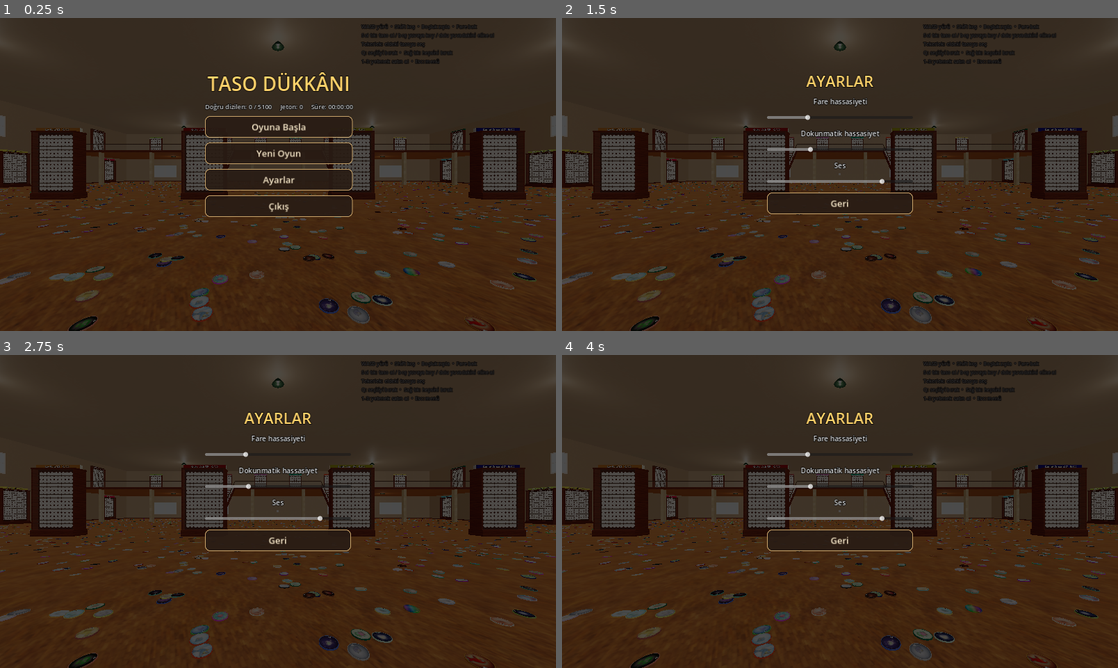
Above: before the commit, frames 1-4 (two rows, left to right).
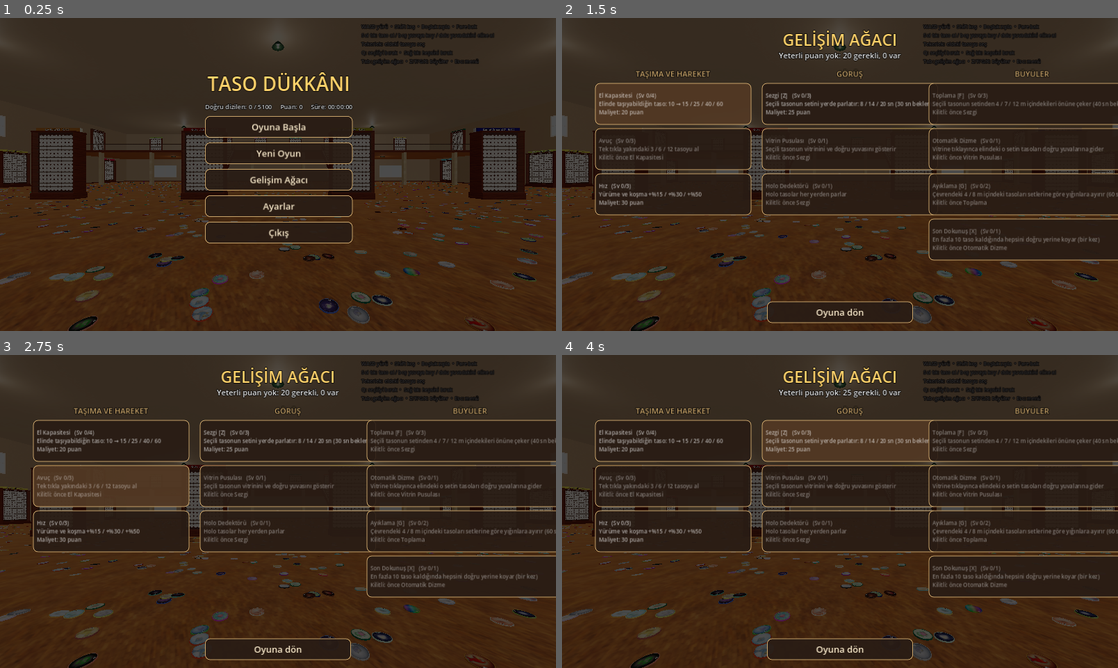
Above: after the commit, the same moments.

Repository: bogacavdar/tasoTidyUp
Game: Godot game, scene res://main.tscn
The game is run twice, just before and just after one commit, with the same random seed, the same clock (stepped at 60 frames per second) and the same inputs.
Inputs (mouse positions are in pixels of both pictures, inside the frame that each line leads up to):
- Up to frame 1 (0.25 s): no input
- Up to frame 2 (1.5 s): click (840, 180) at 0.5 s, where only the run after the commit has a clickable "Gelişim Ağacı"; click (673, 102) at 1.25 s, where only the run after the commit has a clickable "El Kapasitesi (Sv 0/4) Elinde…"
- Up to frame 3 (2.75 s): click (111, 486) at 2 s, where only the run after the commit has a clickable "Avuç (Sv 0/3) Tek tıkla yakın…"
- Up to frame 4 (4 s): click (673, 530) at 2.75 s, where only the run after the commit has a clickable "Hız (Sv 0/3) Yürüme ve koşma …"; click (851, 439) at 3.5 s, where only the run after the commit has a clickable "Sezgi [Z] (Sv 0/3) Seçili tas…"

The runs differ from the first frame. In frame 1, 1.6% of the frame differs, in the area x 36-87%, y 12-72%; in frame 2, 23%; in frame 3, 21%; in frame 4, 23%, in the area x 5-100%, y 3-98%.

Commit message:
Puan ve gelişim ağacı: 3 dal, 10 düğüm; Sezgi/Toplama/Ayıklama/Son Dokunuş büyüleri, Vitrin Pusulası, tür bonusu
Co-Authored-By: Claude Opus 5.5 <noreply@anthropic.com>
Claude-Session: https://claude.ai/code/session_01BTyhiHLjtdzr61JEp6Kda6

Diff:
--- a/main.gd
+++ b/main.gd
@@ -90,13 +90,22 @@
 const BOARD_COLOR := Color("3a281b")  # koyu ahşap pano
 const BOARD_DONE := Color("2f6b3a")
 
-const SKILL_ORDER := ["oto", "avuc", "holo"]
 const AVUC_GRAB := [1, 3, 6, 12]
-const AVUC_CAP := [10, 15, 25, 40]
-
-const COIN_PLACE := 2
-const COIN_HOLO := 10
-const COIN_SET := 200
+const KAPASITE := [10, 15, 25, 40, 60]
+const HIZ := [1.0, 1.15, 1.3, 1.5]
+const SEZGI_SURE := [0.0, 8.0, 14.0, 20.0]
+const TOPLAMA_R := [0.0, 4.0, 7.0, 12.0]
+const AYIKLAMA_R := [0.0, 4.0, 8.0]
+const CD_SEZGI := 30.0
+const CD_TOPLAMA := 40.0
+const CD_AYIKLAMA := 60.0
+const ABILITY_KEYS := {"sezgi": "Z", "toplama": "F", "ayiklama": "G", "son": "X"}
+
+# Puan: doğru yere ilk kez oturan taso, tamamlanan tür (3 evrim) ve vitrin
+const COIN_PLACE := 1
+const COIN_HOLO := 3
+const COIN_SPECIES := 2
+const COIN_SET := 25
 
 # ---------------- Durum ----------------
 var set_count := SETS.size()
@@ -111,7 +120,16 @@
 var sel := 0                          # eldeki seçili taso
 var holo_list: Array[int] = []
 var skills := {}
-var coins := 0
+var coins := 0                        # puan
+var species_paid: Array[bool] = []
+var cooldowns := {"sezgi": 0.0, "toplama": 0.0, "ayiklama": 0.0}
+var sezgi_time := 0.0
+var sezgi_grp := -1
+var son_used := false
+var glow_mm: MultiMesh
+var glow_mmi: MultiMeshInstance3D
+var compass_ring: MeshInstance3D
+var compass_beam: MeshInstance3D
 var placed := 0                       # vitrinlerdeki taso sayısı
 var correct := 0                      # doğru yerdeki taso sayısı
 var elapsed := 0.0
@@ -182,6 +200,7 @@
 var touch_jump := false
 var touch_sprint := false
 var joy_base: Panel
+var touch_ability_btns := {}
 var joy_knob: Panel
 
 # Kayıt ve menü
@@ -196,6 +215,9 @@
 var menu_layer: CanvasLayer
 var menu_main: Control
 var menu_settings: Control
+var menu_tree: Control
+var tree_points: Label
+var tree_buttons := {}
 var menu_stats: Label
 var btn_continue: Button
 var btn_new: Button
@@ -223,10 +245,13 @@
 	_build_world()
 	_build_player()
 	var data := _read_save()
+	for k in set_count * (NUMBERS_PER_SET / 3):
+		species_paid.append(false)
 	_spawn_tasos(data)
 	_build_pile()
 	_build_hud()
 	_build_sounds()
+	_build_ability_visuals()
 	if not data.is_empty():
 		_apply_save(data)
 		_say("Kaldığın yerden devam ediyorsun")
@@ -240,12 +265,37 @@
 		_open_menu()
 
 
+## Gelişim ağacı: dal 0 taşıma/hareket, 1 görüş, 2 büyüler. req: önce açılması gereken düğüm.
+const TREE_ORDER := ["kapasite", "avuc", "hiz", "sezgi", "pusula", "holo", "toplama", "oto", "ayiklama", "son"]
+
+
 func _init_skills() -> void:
 	skills = {
-		"oto": {"name": "Otomatik Dizme", "desc": "vitrine tıklayınca elindeki o setin tasoları doğru boş yuvalarına gider", "cost": [60], "level": 0},
-		"avuc": {"name": "Avuç", "desc": "tek tıkla 3/6/12 taso al, el kapasitesi 15/25/40", "cost": [40, 150, 400], "level": 0},
-		"holo": {"name": "Holo Dedektörü", "desc": "gömülü holo tasolar yığının içinden parlar", "cost": [120], "level": 0},
+		"kapasite": {"name": "El Kapasitesi", "branch": 0, "req": "", "cost": [20, 60, 150, 350], "level": 0,
+			"desc": "Elinde taşıyabildiğin taso: 10 → 15 / 25 / 40 / 60"},
+		"avuc": {"name": "Avuç", "branch": 0, "req": "kapasite", "cost": [40, 120, 300], "level": 0,
+			"desc": "Tek tıkla yakındaki 3 / 6 / 12 tasoyu al"},
+		"hiz": {"name": "Hız", "branch": 0, "req": "", "cost": [30, 90, 220], "level": 0,
+			"desc": "Yürüme ve koşma +%15 / +%30 / +%50"},
+		"sezgi": {"name": "Sezgi [Z]", "branch": 1, "req": "", "cost": [25, 80, 200], "level": 0,
+			"desc": "Seçili tasonun setini yerde parlatır: 8 / 14 / 20 sn (30 sn bekleme)"},
+		"pusula": {"name": "Vitrin Pusulası", "branch": 1, "req": "sezgi", "cost": [60], "level": 0,
+			"desc": "Seçili tasonun vitrinini ve doğru yuvasını gösterir"},
+		"holo": {"name": "Holo Dedektörü", "branch": 1, "req": "sezgi", "cost": [80], "level": 0,
+			"desc": "Holo tasolar her yerden parlar"},
+		"toplama": {"name": "Toplama [F]", "branch": 2, "req": "sezgi", "cost": [120, 250, 500], "level": 0,
+			"desc": "Seçili tasonun setinden 4 / 7 / 12 m içindekileri önüne çeker (40 sn bekleme)"},
+		"oto": {"name": "Otomatik Dizme", "branch": 2, "req": "pusula", "cost": [200], "level": 0,
+			"desc": "Vitrine tıklayınca elindeki o setin tasoları doğru yuvalarına gider"},
+		"ayiklama": {"name": "Ayıklama [G]", "branch": 2, "req": "toplama", "cost": [250, 600], "level": 0,
+			"desc": "Çevrendeki 4 / 8 m içindeki tasoları setlerine göre yığınlara ayırır (60 sn)"},
+		"son": {"name": "Son Dokunuş [X]", "branch": 2, "req": "oto", "cost": [100], "level": 0,
+			"desc": "En fazla 10 taso kaldığında hepsini doğru yerine koyar (bir kez)"},
 	}
+
+
+func _lvl(key: String) -> int:
+	return int(skills[key]["level"])
 
 
 func _uid(t: Dictionary) -> int:
@@ -916,7 +966,7 @@
 	hand_root.position = Vector3(0.3, -0.28, -0.55)
 	hand_root.rotation = Vector3(1.15, -0.25, 0)
 	cam.add_child(hand_root)
-	hand_mms = _set_mms(hand_root, AVUC_CAP[AVUC_CAP.size() - 1])
+	hand_mms = _set_mms(hand_root, KAPASITE[KAPASITE.size() - 1])
 	for g in set_count:
 		hand_used.append(0)
 	add_child(player)
@@ -1087,11 +1137,11 @@
 
 
 func _grab_count() -> int:
-	return AVUC_GRAB[skills["avuc"]["level"]]
+	return AVUC_GRAB[_lvl("avuc")]
 
 
 func _cap() -> int:
-	return AVUC_CAP[skills["avuc"]["level"]]
+	return KAPASITE[_lvl("kapasite")]
 
 
 # ---------------- Döngü ----------------
@@ -1112,6 +1162,7 @@
 	var d := fwd * mv.y + right * mv.x
 	d.y = 0
 	d = d.normalized() * minf(mv.length(), 1.0)
+	d *= HIZ[_lvl("hiz")]
 	var sprint := Input.is_key_pressed(KEY_SHIFT) or touch_sprint
 	var speed := WALK_SPEED * (SPRINT_MULT if sprint else 1.0)
 	player.velocity.x = d.x * speed
@@ -1158,7 +1209,14 @@
 		elapsed += delta
 	if message_time > 0.0:
 		message_time -= delta
-	holo_mmi.visible = skills["holo"]["level"] > 0
+	holo_mmi.visible = _lvl("holo") > 0
+	for key in cooldowns:
+		cooldowns[key] = maxf(float(cooldowns[key]) - delta, 0.0)
+	if sezgi_time > 0.0:
+		sezgi_time -= delta
+		if sezgi_time <= 0.0 or fmod(anim, 0.5) < delta:
+			_refresh_glow()
+	_update_compass()
 	holo_ring_mat.albedo_color.a = 0.45 + 0.45 * sin(anim * 5.0)
 	_update_hud()
 
@@ -1191,12 +1249,16 @@
 				_open_menu()
 			KEY_Q:
 				_drop(true)
-			KEY_1:
-				_try_buy("oto")
-			KEY_2:
-				_try_buy("avuc")
-			KEY_3:
-				_try_buy("holo")
+			KEY_TAB:
+				_open_tree()
+			KEY_Z:
+				_use_ability("sezgi")
+			KEY_F:
+				_use_ability("toplama")
+			KEY_G:
+				_use_ability("ayiklama")
+			KEY_X:
+				_use_ability("son")
 
 
 ## Sol yarı: sanal joystick. Sağ yarı: sürükleyerek bak, kısa dokunuşla kullan.
@@ -1291,9 +1353,14 @@
 	_touch_button(layer, "Menü", Vector2(1440, 20), Vector2(140, 70)).pressed.connect(func(): _open_menu())
 	_touch_button(layer, "<", Vector2(20, 110), Vector2(90, 80)).pressed.connect(func(): _cycle(-1))
 	_touch_button(layer, ">", Vector2(120, 110), Vector2(90, 80)).pressed.connect(func(): _cycle(1))
-	for k in SKILL_ORDER.size():
-		var key: String = SKILL_ORDER[k]
-		_touch_button(layer, str(k + 1), Vector2(1280 + k * 100, 120), Vector2(85, 75)).pressed.connect(func(): _try_buy(key))
+	_touch_button(layer, "Ağaç", Vector2(1290, 20), Vector2(140, 70)).pressed.connect(func(): _open_tree())
+	var keys := ["sezgi", "toplama", "ayiklama", "son"]
+	var labels := ["Sezgi", "Topla", "Ayıkla", "Son"]
+	for k in keys.size():
+		var key: String = keys[k]
+		var b := _touch_button(layer, labels[k], Vector2(1100 + k * 120, 470), Vector2(110, 75))
+		b.pressed.connect(func(): _use_ability(key))
+		touch_ability_btns[key] = b
 
 
 func _cycle(dir: int) -> void:
@@ -1444,7 +1511,19 @@
 			paid[i] = true
 			coins += COIN_HOLO if t["holo"] else COIN_PLACE
 			if t["holo"]:
-				_say("HOLO! +%d jeton" % COIN_HOLO)
+				_say("HOLO! +%d puan" % COIN_HOLO)
+		# tür bonusu: aynı türün 3 evrimi de doğru yerdeyse
+		var sp := floori((int(t["num"]) - 1) / 3.0)
+		var sk_i := g * (NUMBERS_PER_SET / 3) + sp
+		if not loading and not species_paid[sk_i]:
+			var all3 := true
+			for e in 3:
+				if not _is_correct(g, sp * 3 + e):
+					all3 = false
+			if all3:
+				species_paid[sk_i] = true
+				coins += COIN_SPECIES
+				_say("Tür tamam: 3 evrim yan yana! +%d puan" % COIN_SPECIES)
 	_check_shelf(g)
 	_refresh_ring(g, n)
 
@@ -1493,7 +1572,7 @@
 			if not set_bonus_paid[g]:
 				set_bonus_paid[g] = true
 				coins += COIN_SET
-				_say("%s vitrini tamam! +%d" % [SETS[g]["name"], COIN_SET])
+				_say("%s vitrini tamam! +%d puan" % [SETS[g]["name"], COIN_SET])
 			else:
 				_say("%s vitrini yine tamam!" % SETS[g]["name"])
 	_update_title(g)
@@ -1556,21 +1635,246 @@
 		mm.set_instance_custom_data(j, _custom(i))
 
 
-func _try_buy(key: String) -> void:
+func _try_buy(key: String) -> bool:
 	var sk: Dictionary = skills[key]
 	var lvl: int = sk["level"]
 	var costs: Array = sk["cost"]
 	if lvl >= costs.size():
-		_say("%s zaten en üst seviyede" % sk["name"])
-		return
+		return false
+	var req: String = sk["req"]
+	if req != "" and _lvl(req) == 0:
+		return false
 	var c: int = costs[lvl]
 	if coins < c:
-		_say("Yeterli jeton yok (%d gerekli)" % c)
-		return
+		return false
 	coins -= c
 	sk["level"] = lvl + 1
 	save_dirty = true
 	_say("%s açıldı!" % sk["name"])
+	return true
+
+
+# ---------------- Büyüler ----------------
+func _selected_grp() -> int:
+	if not hand.is_empty():
+		return int(tasos[hand[sel]]["grp"])
+	if target.get("kind", "") == "taso":
+		return int(tasos[target["idx"]]["grp"])
+	return -1
+
+
+func _use_ability(key: String) -> void:
+	if _lvl(key) == 0:
+		_say("Önce gelişim ağacından aç (Tab)")
+		return
+	if cooldowns.has(key) and float(cooldowns[key]) > 0.0:
+		_say("%s hazır değil (%d sn)" % [skills[key]["name"], ceili(float(cooldowns[key]))])
+		return
+	match key:
+		"sezgi":
+			var g := _selected_grp()
+			if g == -1:
+				_say("Elinde ya da baktığın yerde bir taso olmalı")
+				return
+			sezgi_grp = g
+			sezgi_time = SEZGI_SURE[_lvl("sezgi")]
+			_refresh_glow()
+			cooldowns["sezgi"] = CD_SEZGI
+			_say("Sezgi: %s tasoları parlıyor" % SETS[g]["name"])
+		"toplama":
+			var g := _selected_grp()
+			if g == -1:
+				_say("Elinde ya da baktığın yerde bir taso olmalı")
+				return
+			var n := _gather(g, TOPLAMA_R[_lvl("toplama")])
+			cooldowns["toplama"] = CD_TOPLAMA
+			_say("Toplama: %d %s tasosu önüne geldi" % [n, SETS[g]["name"]])
+		"ayiklama":
+			var n := _sort_around(AYIKLAMA_R[_lvl("ayiklama")])
+			cooldowns["ayiklama"] = CD_AYIKLAMA
+			_say("Ayıklama: %d taso setlerine göre yığıldı" % n)
+		"son":
+			_last_touch()
+
+
+func _on_floor_of_player(p: Vector3) -> bool:
+	return absf(p.y - (player.global_position.y - 0.9)) < 1.5
+
+
+## Seçili setin yakındaki tasolarını oyuncunun önüne düzgün bir yığın halinde çeker
+func _gather(g: int, r: float) -> int:
+	var pp := player.global_position
+	var fwd := -player.global_transform.basis.z
+	fwd.y = 0
+	fwd = fwd.normalized()
+	var base := pp + fwd * 1.2
+	base.y = pp.y - 0.9
+	var list: Array = []
+	for i in tasos.size():
+		if in_pile[i] and int(tasos[i]["grp"]) == g:
+			var o := pile_xf[i].origin
+			if _on_floor_of_player(o) and Vector2(o.x - pp.x, o.z - pp.z).length() <= r:
+				list.append(i)
+	for k in list.size():
+		var i: int = list[k]
+		var col := k % 3
+		var row := floori(k / 3.0) % 3
+		var h := floori(k / 9.0)
+		var pos := base + Vector3((col - 1) * 0.28, BASE_Y + h * TASO_H * 1.05, (row - 1) * 0.28)
+		_move_pile(i, Transform3D(Basis(Vector3.UP, randf() * 0.3), pos))
+	_refresh_holo()
+	_refresh_glow()
+	return list.size()
+
+
+## Çevredeki tasoları setlerine göre oyuncunun etrafında ayrı yığınlara dizer
+func _sort_around(r: float) -> int:
+	var pp := player.global_position
+	var groups := {}
+	for i in tasos.size():
+		if not in_pile[i]:
+			continue
+		var o := pile_xf[i].origin
+		if _on_floor_of_player(o) and Vector2(o.x - pp.x, o.z - pp.z).length() <= r:
+			var g: int = tasos[i]["grp"]
+			if not groups.has(g):
+				groups[g] = []
+			groups[g].append(i)
+	var keys := groups.keys()
+	keys.sort()
+	var total := 0
+	for k in keys.size():
+		var ang := TAU * k / keys.size()
+		var c := Vector3(pp.x + cos(ang) * 1.6, pp.y - 0.9, pp.z + sin(ang) * 1.6)
+		var lst: Array = groups[keys[k]]
+		lst.sort_custom(func(a, b): return int(tasos[a]["num"]) < int(tasos[b]["num"]))
+		for j in lst.size():
+			var i: int = lst[j]
+			var off := Vector3((j % 2) * 0.26 - 0.13, 0, (floori(j / 2.0) % 2) * 0.26 - 0.13)
+			var pos := c + off + Vector3(0, BASE_Y + floori(j / 4.0) * TASO_H * 1.05, 0)
+			_move_pile(i, Transform3D(Basis(), pos))
+			total += 1
+	_refresh_holo()
+	_refresh_glow()
+	return total
+
+
+func _move_pile(i: int, xf: Transform3D) -> void:
+	_grid_remove(i)
+	pile_xf[i] = xf
+	_pile_xf(i, xf)
+	_grid_add(i)
+	save_dirty = true
+
+
+## Son 10 (veya daha az) taso kaldığında hepsini doğru yerine koyar
+func _last_touch() -> void:
+	var remaining := set_count * NUMBERS_PER_SET - correct
+	if son_used:
+		_say("Son Dokunuş zaten kullanıldı")
+		return
+	if remaining > 10:
+		_say("Son Dokunuş için en fazla 10 taso kalmalı (şu an %d)" % remaining)
+		return
+	for i in tasos.size():
+		var t: Dictionary = tasos[i]
+		var g: int = t["grp"]
+		var n: int = int(t["num"]) - 1
+		if slots[g][n] == i:
+			continue
+		# taso nerede: yerde, elde ya da yanlış yuvada
+		if in_pile[i]:
+			_take(i)
+			hand.erase(i)
+		elif hand.has(i):
+			hand.erase(i)
+		else:
+			for gg in set_count:
+				var idx: int = slots[gg].find(i)
+				if idx != -1:
+					_unplace(gg, idx)
+		if slots[g][n] != -1:
+			var other := _unplace(g, n)
+			hand.append(other)
+		_place(i, g, n)
+	son_used = true
+	sel = clampi(sel, 0, maxi(hand.size() - 1, 0))
+	_refresh_holo()
+	_rebuild_hand()
+	_say("Son Dokunuş! Kalan tasolar yerine yerleşti")
+
+
+## Sezgi: seçili setin yerdeki tasolarının üstünde parlayan halkalar (derinlik testi yok)
+func _refresh_glow() -> void:
+	var k := 0
+	if sezgi_time > 0.0 and sezgi_grp != -1:
+		for i in tasos.size():
+			if in_pile[i] and int(tasos[i]["grp"]) == sezgi_grp and k < NUMBERS_PER_SET:
+				glow_mm.set_instance_transform(k, pile_xf[i])
+				k += 1
+	glow_mm.visible_instance_count = k
+
+
+func _build_ability_visuals() -> void:
+	var torus := TorusMesh.new()
+	torus.inner_radius = TASO_R + 0.02
+	torus.outer_radius = TASO_R + 0.06
+	glow_mm = MultiMesh.new()
+	glow_mm.transform_format = MultiMesh.TRANSFORM_3D
+	glow_mm.mesh = torus
+	glow_mm.instance_count = NUMBERS_PER_SET
+	glow_mm.visible_instance_count = 0
+	glow_mmi = MultiMeshInstance3D.new()
+	glow_mmi.multimesh = glow_mm
+	var gm := StandardMaterial3D.new()
+	gm.shading_mode = BaseMaterial3D.SHADING_MODE_UNSHADED
+	gm.transparency = BaseMaterial3D.TRANSPARENCY_ALPHA
+	gm.no_depth_test = true
+	gm.albedo_color = Color(0.55, 1.0, 0.9, 0.85)
+	glow_mmi.material_override = gm
+	add_child(glow_mmi)
+	# pusula: doğru yuvada halka + vitrinin üstünde ışık sütunu
+	var ct := TorusMesh.new()
+	ct.inner_radius = TASO_R + 0.01
+	ct.outer_radius = TASO_R + 0.05
+	compass_ring = MeshInstance3D.new()
+	compass_ring.mesh = ct
+	var cm := StandardMaterial3D.new()
+	cm.shading_mode = BaseMaterial3D.SHADING_MODE_UNSHADED
+	cm.albedo_color = Color("5dfcff")
+	compass_ring.material_override = cm
+	compass_ring.visible = false
+	add_child(compass_ring)
+	var beam := CylinderMesh.new()
+	beam.top_radius = 0.12
+	beam.bottom_radius = 0.12
+	beam.height = 4.0
+	compass_beam = MeshInstance3D.new()
+	compass_beam.mesh = beam
+	var bm := StandardMaterial3D.new()
+	bm.shading_mode = BaseMaterial3D.SHADING_MODE_UNSHADED
+	bm.transparency = BaseMaterial3D.TRANSPARENCY_ALPHA
+	bm.albedo_color = Color(0.36, 0.99, 1.0, 0.35)
+	compass_beam.material_override = bm
+	compass_beam.visible = false
+	add_child(compass_beam)
+
+
+func _update_compass() -> void:
+	compass_ring.visible = false
+	compass_beam.visible = false
+	if _lvl("pusula") == 0 or hand.is_empty():
+		return
+	var t: Dictionary = tasos[hand[sel]]
+	var g: int = t["grp"]
+	var n: int = int(t["num"]) - 1
+	if slots[g][n] == hand[sel]:
+		return
+	var shelf: Node3D = shelves[g]
+	compass_ring.global_transform = shelf.global_transform * Transform3D(Basis(Vector3.RIGHT, PI / 2), _slot_local(n) + Vector3(0, 0, 0.04))
+	compass_ring.visible = true
+	compass_beam.global_position = shelf.global_position + shelf.global_transform.basis.z * 0.6 + Vector3(0, BOARD_Y + 3.0, 0)
+	compass_beam.visible = true
 
 
 func _say(s: String) -> void:
@@ -1673,7 +1977,7 @@
 	var data := {
 		"v": 1, "sets": set_count, "per_set": NUMBERS_PER_SET,
 		"coins": coins, "elapsed": snappedf(elapsed, 0.1), "skills": sk_levels,
-		"bonus": set_bonus_paid, "hand": hand, "sel": sel,
+		"bonus": set_bonus_paid, "species": species_paid, "son": son_used, "hand": hand, "sel": sel,
 		"player": [snappedf(pp.x, 0.01), snappedf(pp.y, 0.01), snappedf(pp.z, 0.01), snappedf(player.rotation.y, 0.001), snappedf(cam.rotation.x, 0.001)],
 		"tasos": list, "slots": slot_list,
 	}
@@ -1698,6 +2002,10 @@
 	for key in sk_levels:
 		if skills.has(key):
 			skills[key]["level"] = int(sk_levels[key])
+	var spp: Array = d.get("species", [])
+	for k in mini(spp.size(), species_paid.size()):
+		species_paid[k] = bool(spp[k])
+	son_used = bool(d.get("son", false))
 	var bonus: Array = d.get("bonus", [])
 	for g in mini(bonus.size(), set_count):
 		set_bonus_paid[g] = bool(bonus[g])
@@ -1806,6 +2114,7 @@
 	btn_save.pressed.connect(_on_save_pressed)
 	btn_new = _menu_button(box, "Yeni Oyun")
 	btn_new.pressed.connect(_on_new_game)
+	_menu_button(box, "Gelişim Ağacı").pressed.connect(_open_tree_from_menu)
 	_menu_button(box, "Ayarlar").pressed.connect(_on_settings_pressed)
 	if not OS.has_feature("web"):
 		_menu_button(box, "Çıkış").pressed.connect(_on_quit_pressed)
@@ -1820,7 +2129,99 @@
 	_slider(sbox, "Dokunmatik hassasiyet", 0.001, 0.015, touch_sens, func(v: float): touch_sens = v)
 	_slider(sbox, "Ses", 0.0, 1.0, volume, _set_volume)
 	_menu_button(sbox, "Geri").pressed.connect(_on_settings_back)
+	_build_tree()
 	menu_layer.visible = false
+
+
+## Gelişim ağacı ekranı: 3 dal, her düğüm bir buton (ad, seviye, açıklama, maliyet)
+func _build_tree() -> void:
+	menu_tree = Control.new()
+	menu_tree.size = Vector2(1600, 900)
+	menu_tree.visible = false
+	menu_layer.add_child(menu_tree)
+	var title := _menu_label(menu_tree, "GELİŞİM AĞACI", 46, Color("ffd36b"))
+	title.position = Vector2(0, 30)
+	title.size = Vector2(1600, 60)
+	tree_points = _menu_label(menu_tree, "", 22, Color(1, 1, 1, 0.9))
+	tree_points.position = Vector2(0, 92)
+	tree_points.size = Vector2(1600, 34)
+	var heads := ["TAŞIMA VE HAREKET", "GÖRÜŞ", "BÜYÜLER"]
+	var cols: Array = []
+	for b in 3:
+		var col := VBoxContainer.new()
+		col.position = Vector2(95 + b * 480, 145)
+		col.size = Vector2(450, 650)
+		col.add_theme_constant_override("separation", 10)
+		menu_tree.add_child(col)
+		_menu_label(col, heads[b], 22, Color("c9a46a"))
+		cols.append(col)
+	for key in TREE_ORDER:
+		var sk: Dictionary = skills[key]
+		var col: VBoxContainer = cols[int(sk["branch"])]
+		var b := _menu_button(col, "")
+		b.custom_minimum_size = Vector2(450, 120)
+		b.alignment = HORIZONTAL_ALIGNMENT_LEFT
+		b.add_theme_font_size_override("font_size", 16)
+		b.pressed.connect(_on_tree_pressed.bind(key))
+		tree_buttons[key] = b
+	var back := _menu_button(menu_tree, "Oyuna dön")
+	back.position = Vector2(590, 815)
+	back.pressed.connect(_close_menu)
+	_refresh_tree()
+
+
+func _refresh_tree() -> void:
+	tree_points.text = "Puan: %d     (doğru taso +%d, holo +%d, tür tamamlama +%d, vitrin tamamlama +%d)" % [coins, COIN_PLACE, COIN_HOLO, COIN_SPECIES, COIN_SET]
+	for key in TREE_ORDER:
+		var sk: Dictionary = skills[key]
+		var b: Button = tree_buttons[key]
+		var costs: Array = sk["cost"]
+		var lv: int = sk["level"]
+		var req: String = sk["req"]
+		var head := "%s   (Sv %d/%d)" % [sk["name"], lv, costs.size()]
+		var tail := ""
+		var col := Color("f6e7c8")
+		if lv >= costs.size():
+			tail = "TAMAMLANDI"
+			col = Color("9be07a")
+		elif req != "" and _lvl(req) == 0:
+			tail = "Kilitli: önce %s" % String(skills[req]["name"]).split(" [")[0]
+			col = Color(1, 1, 1, 0.4)
+		else:
+			var c: int = costs[lv]
+			tail = "Maliyet: %d puan" % c
+			col = Color("ffd36b") if coins >= c else Color(1, 1, 1, 0.6)
+		b.text = "  %s\n  %s\n  %s" % [head, sk["desc"], tail]
+		b.add_theme_color_override("font_color", col)
+		b.add_theme_color_override("font_hover_color", col)
+
+
+func _on_tree_pressed(key: String) -> void:
+	var sk: Dictionary = skills[key]
+	var costs: Array = sk["cost"]
+	var lv: int = sk["level"]
+	var req: String = sk["req"]
+	if lv < costs.size() and coins < int(costs[lv]) and (req == "" or _lvl(req) > 0):
+		tree_points.text = "Yeterli puan yok: %d gerekli, %d var" % [int(costs[lv]), coins]
+		return
+	if _try_buy(key):
+		_refresh_tree()
+
+
+func _open_tree_from_menu() -> void:
+	menu_main.visible = false
+	menu_tree.visible = true
+	_refresh_tree()
+
+
+func _open_tree() -> void:
+	if menu_layer == null:
+		return
+	_open_menu()
+	menu_main.visible = false
+	menu_settings.visible = false
+	menu_tree.visible = true
+	_refresh_tree()
 
 
 func _on_save_pressed() -> void:
@@ -1868,6 +2269,7 @@
 	menu_layer.visible = true
 	menu_main.visible = true
 	menu_settings.visible = false
+	menu_tree.visible = false
 	new_confirm = false
 	btn_new.text = "Yeni Oyun"
 	btn_save.text = "Kaydet"
@@ -1875,7 +2277,7 @@
 	if started:
 		btn_continue.text = "Devam Et"
 	var s := int(elapsed)
-	menu_stats.text = "Doğru dizilen: %d / %d     Jeton: %d     Süre: %02d:%02d:%02d" % [correct, set_count * NUMBERS_PER_SET, coins, floori(s / 3600.0), floori(s / 60.0) % 60, s % 60]
+	menu_stats.text = "Doğru dizilen: %d / %d     Puan: %d     Süre: %02d:%02d:%02d" % [correct, set_count * NUMBERS_PER_SET, coins, floori(s / 3600.0), floori(s / 60.0) % 60, s % 60]
 	get_tree().paused = true
 	Input.mouse_mode = Input.MOUSE_MODE_VISIBLE
 	if started and save_dirty:
@@ -1940,10 +2342,10 @@
 	var help := _mk_label(layer, Vector2(1040, 14), 14, Color(1, 1, 1, 0.6))
 	if touch_mode:
 		hud_hand.position = Vector2(20, 200)
-		help.text = "Sol taraf: yürü  •  Sağ taraf: sürükle bak, dokun al/koy\n< >: eldeki tasoyu seç  •  1-3: yetenek satın al"
+		help.text = "Sol taraf: yürü  •  Sağ taraf: sürükle bak, dokun al/koy\n< >: eldeki tasoyu seç  •  Ağaç: gelişim ağacı"
 		_build_touch_ui(layer)
 	else:
-		help.text = "WASD yürü  •  Shift koş  •  Boşluk zıpla  •  Fare bak\nSol tık: taso al / boş yuvaya koy / dolu yuvadakini eline al\nTekerlek: eldeki tasoyu seç\nQ: seçiliyi bırak  •  Sağ tık: hepsini bırak\n1-3: yetenek satın al  •  Esc: menü"
+		help.text = "WASD yürü  •  Shift koş  •  Boşluk zıpla  •  Fare bak\nSol tık: taso al / boş yuvaya koy / dolu yuvadakini eline al\nTekerlek: eldeki tasoyu seç\nQ: seçiliyi bırak  •  Sağ tık: hepsini bırak\nTab: gelişim ağacı  •  Z/F/G/X: büyüler  •  Esc: menü"
 
 
 func _taso_name(i: int) -> String:
@@ -1954,7 +2356,7 @@
 func _update_hud() -> void:
 	var total := set_count * NUMBERS_PER_SET
 	var s := int(elapsed)
-	hud_stats.text = "Jeton: %d      Doğru: %d/%d      Vitrinde: %d      Yerde: %d      Süre: %02d:%02d" % [coins, correct, total, placed, pile_count, floori(s / 60.0), s % 60]
+	hud_stats.text = "Puan: %d      Doğru: %d/%d      Vitrinde: %d      Yerde: %d      Süre: %02d:%02d" % [coins, correct, total, placed, pile_count, floori(s / 60.0), s % 60]
 
 	if hand.is_empty():
 		hud_hand.text = "Elde (0/%d)" % _cap()
@@ -1987,14 +2389,33 @@
 		_:
 			hud_info.text = ""
 
-	var lines: Array = ["YETENEKLER"]
-	for k in SKILL_ORDER.size():
-		var sk: Dictionary = skills[SKILL_ORDER[k]]
+	var lines: Array = []
+	for key in ABILITY_KEYS:
+		var open := _lvl(key) > 0
+		if touch_ability_btns.has(key):
+			var tb: Button = touch_ability_btns[key]
+			tb.visible = open
+		if not open:
+			continue
+		var st := "hazır"
+		if cooldowns.has(key) and float(cooldowns[key]) > 0.0:
+			st = "%d sn" % ceili(float(cooldowns[key]))
+		if key == "son":
+			st = "kullanıldı" if son_used else ("hazır" if set_count * NUMBERS_PER_SET - correct <= 10 else "son 10 tasoda")
+		if key == "sezgi" and sezgi_time > 0.0:
+			st = "aktif %d sn" % ceili(sezgi_time)
+		lines.append("[%s] %s: %s" % [ABILITY_KEYS[key], String(skills[key]["name"]).split(" [")[0], st])
+	var can_buy := false
+	for key in TREE_ORDER:
+		var sk: Dictionary = skills[key]
 		var costs: Array = sk["cost"]
-		var lvl: int = sk["level"]
-		var lv_txt := "" if costs.size() == 1 else " Sv %d/%d" % [lvl, costs.size()]
-		var price := "AÇIK" if lvl >= costs.size() else "%d jeton" % costs[lvl]
-		lines.append("[%d] %s%s  –  %s  (%s)" % [k + 1, sk["name"], lv_txt, price, sk["desc"]])
+		var lv: int = sk["level"]
+		var rq: String = sk["req"]
+		if lv < costs.size() and coins >= int(costs[lv]) and (rq == "" or _lvl(rq) > 0):
+			can_buy = true
+			break
+	if can_buy:
+		lines.append("Gelişim ağacında açabileceğin bir şey var! (Tab)")
 	hud_skills.text = "\n".join(lines)
 
 	hud_msg.text = message if message_time > 0.0 else ""
